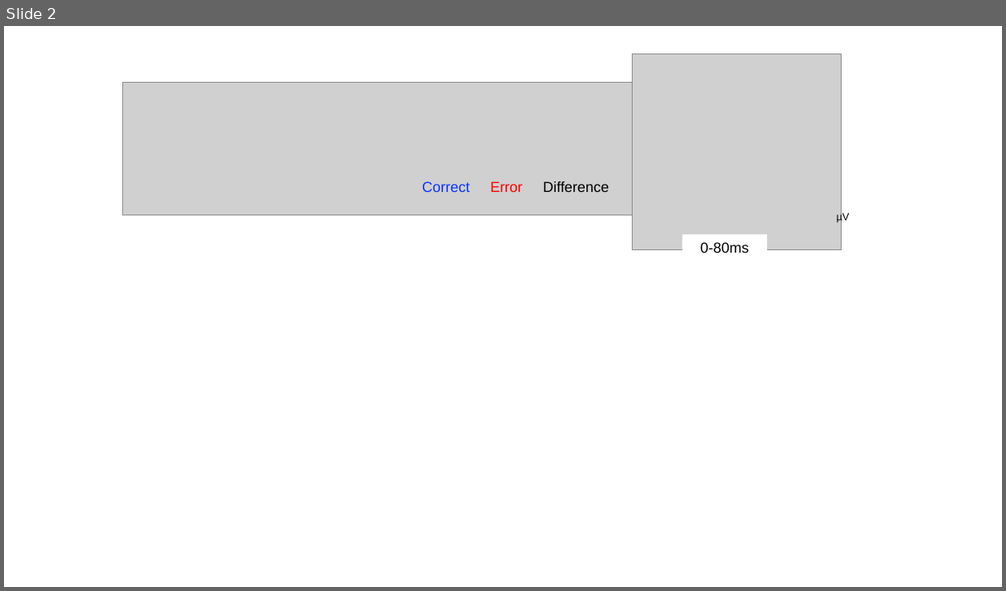
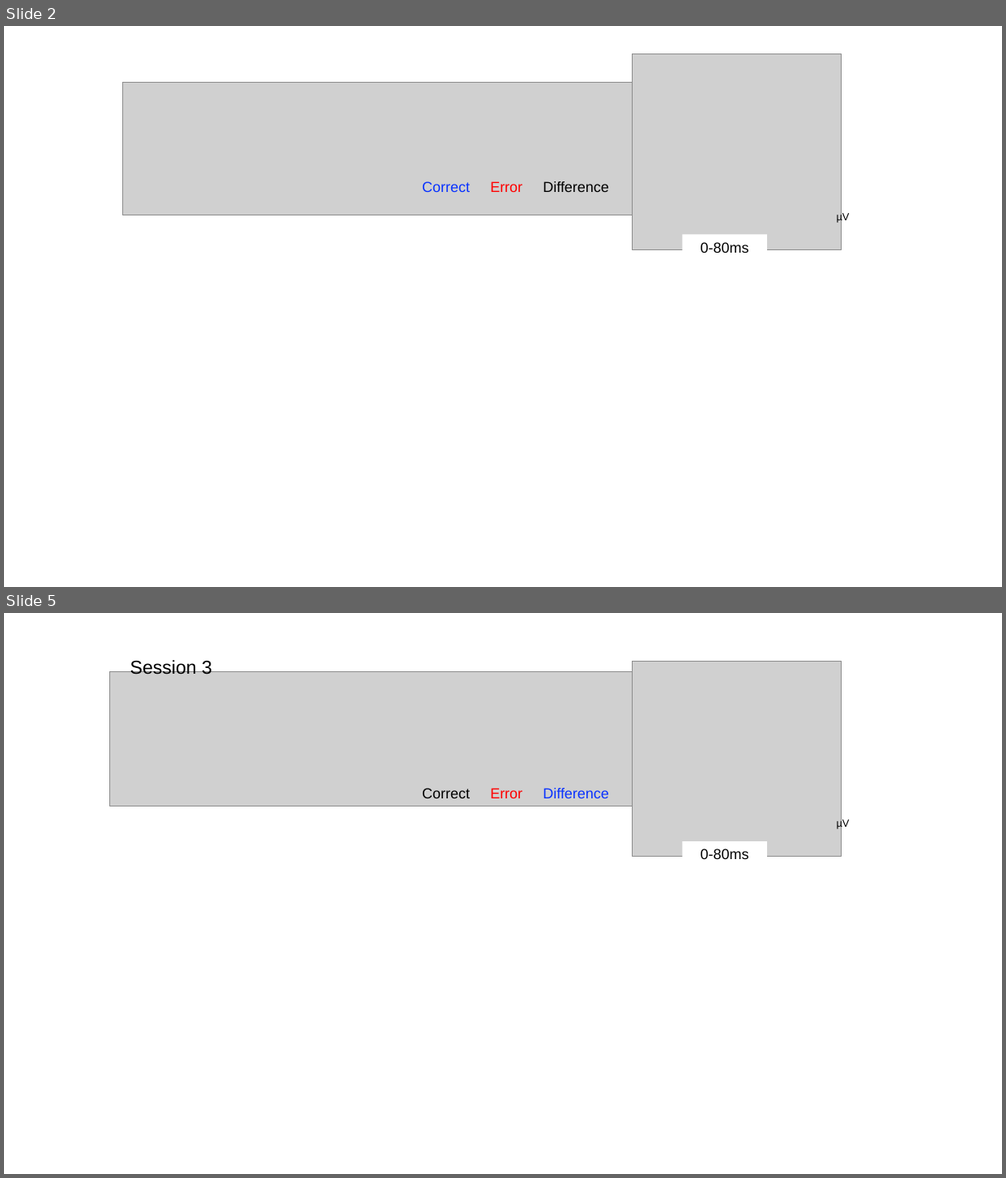
Before and after one commit to brappaport/LDDM-work, a slide deck: figures/Flanker DDM Figure.pptx. Shown one above the other, each under a label of ours: slide 2 before the commit, slides 2 and 5 after it; the slides between them are not shown. The pictures are 1006x591 and 1006x1178 pixels, drawn with LibreOffice and Linux fonts; fonts in the diff are those of the drawing; grey boxes stand for pictures. Boxes give left, top, right and bottom in pixels: in the first picture for what was removed or moved away, otherwise in the second. Text is boxed around its words. In the diff, an @@ line names an element or a change of style, - is before the commit and + after.

```diff
--- a/figures/Flanker DDM Figure.pptx
+++ b/figures/Flanker DDM Figure.pptx
@@ slide 5 added at (x1=4, y1=613, x2=1002, y2=1174), background #FFFFFF @@
@@ group added at (x1=109, y1=658, x2=850, y2=867): 3 texts, 2 pictures, 1 rectangle @@
+Correct Error Difference
+0-80ms
+µV
+Session 3
```
Also in this commit, not shown: 2 other slides added, 12 other files.
